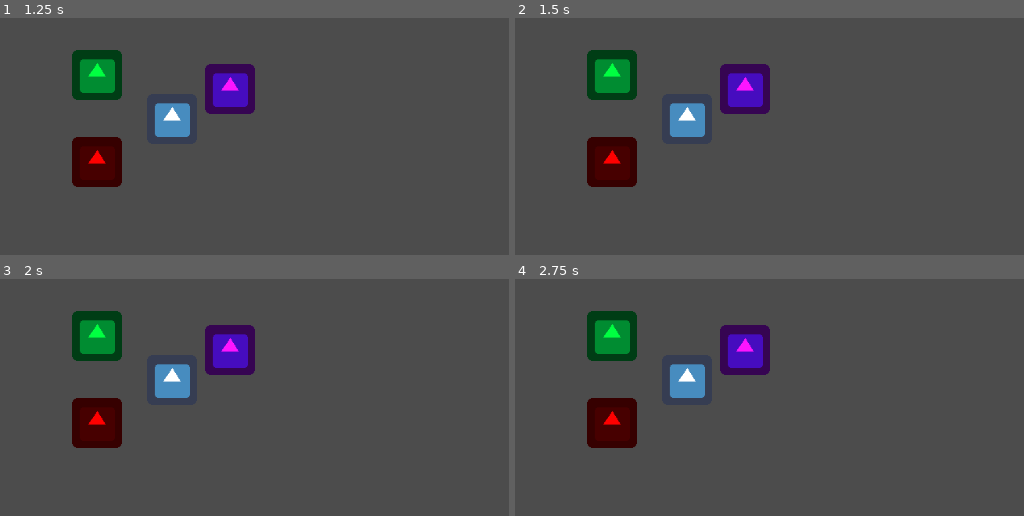
Above: before the commit, frames 1-4 (two rows, left to right).
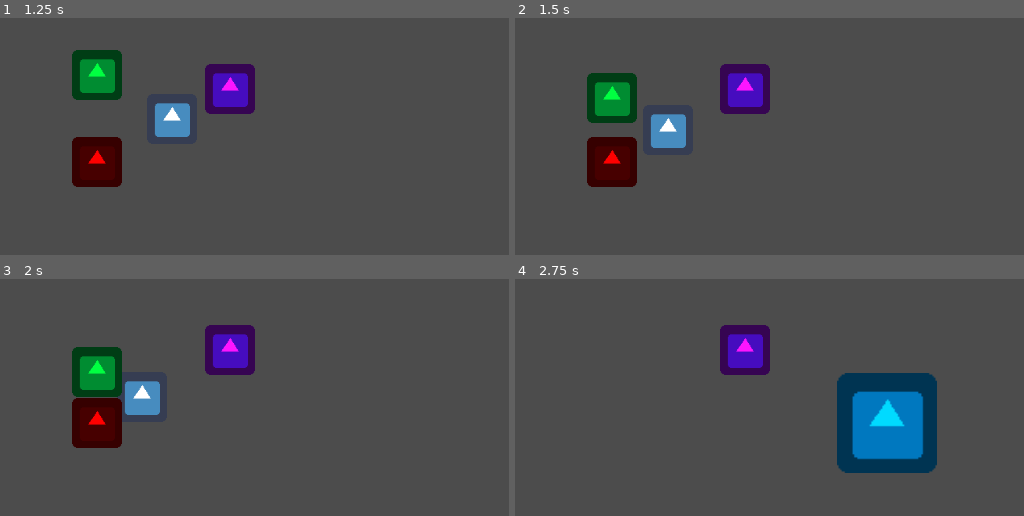
Above: after the commit, the same moments.

Repository: Phischermen/GMTK-JAM-2021
Game: Godot game, scene res://CerbusTest.tscn
The game is run twice, just before and just after one commit, with the same random seed, the same clock (stepped at 60 frames per second) and the same inputs. The engine's default icon, where the game draws it, is replaced by a stand-in: a white triangle on a blue panel in a dark square.
Inputs:
- Up to frame 1 (1.25 s): tap Enter at 0.5 s; hold D (move_right) from 0.53 s (still down); hold Space (join_together_or_break_apart) from 0.53 s (still down)
- Up to frame 2 (1.5 s): release D (move_right) at 1.28 s; release Space (join_together_or_break_apart) at 1.28 s; hold S (move_down) from 1.28 s (still down); tap Space (join_together_or_break_apart) at 1.35 s
- Up to frame 3 (2 s): keep holding S (move_down)
- Up to frame 4 (2.75 s): tap Enter at 2 s; release S (move_down) at 2.03 s; hold D (move_right) from 2.03 s (still down); hold Space (join_together_or_break_apart) from 2.03 s (still down)

Frame 1 is identical in both runs. In frame 2, 3.9% of the frame differs, in the area x 14-38%, y 13-55%; in frame 3, 5.2%; in frame 4, 13%, in the area x 14-83%, y 13-82%.

Commit message:
Fixed oopsie with controllable actor

Diff:
--- a/SYNTHA-6/Actors/controllable_actor.gd
+++ b/SYNTHA-6/Actors/controllable_actor.gd
@@ -33,8 +33,8 @@
 		hinput = 0
 		vinput = 0
 	var target_velocity = Vector2(hinput, vinput) * max_speed
-	velocity = velocity.linear_interpolate(target_velocity, acceleration * delta)
-	velocity = move_and_slide(velocity, Vector2.UP, false, 4, PI/4, false)
+	move_velocity = move_velocity.linear_interpolate(target_velocity, acceleration * delta)
+	velocity = move_and_slide(move_velocity + attraction_velocity, Vector2.UP, false, 4, PI/4, false)
 
 	#push objects
 	for index in get_slide_count():
